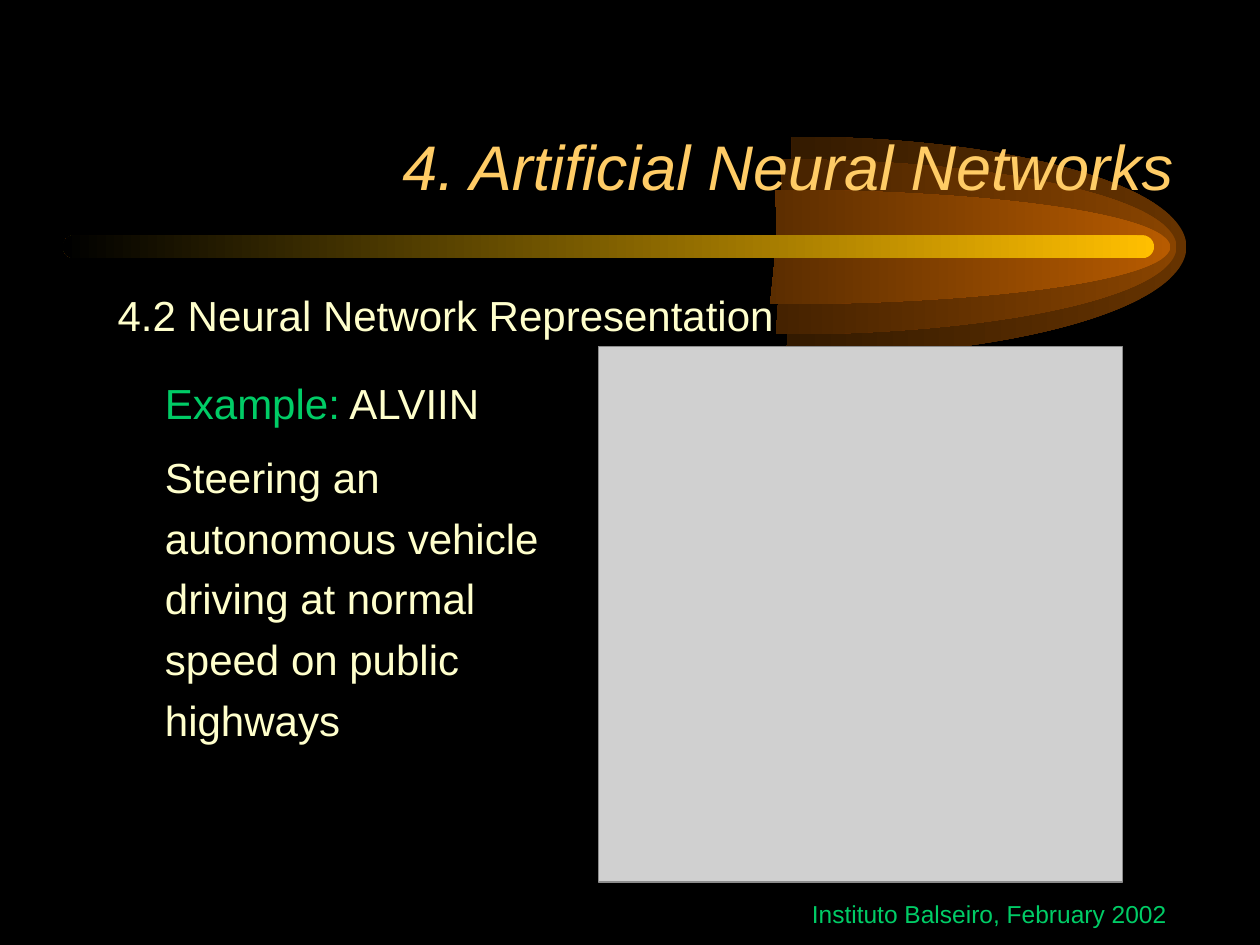
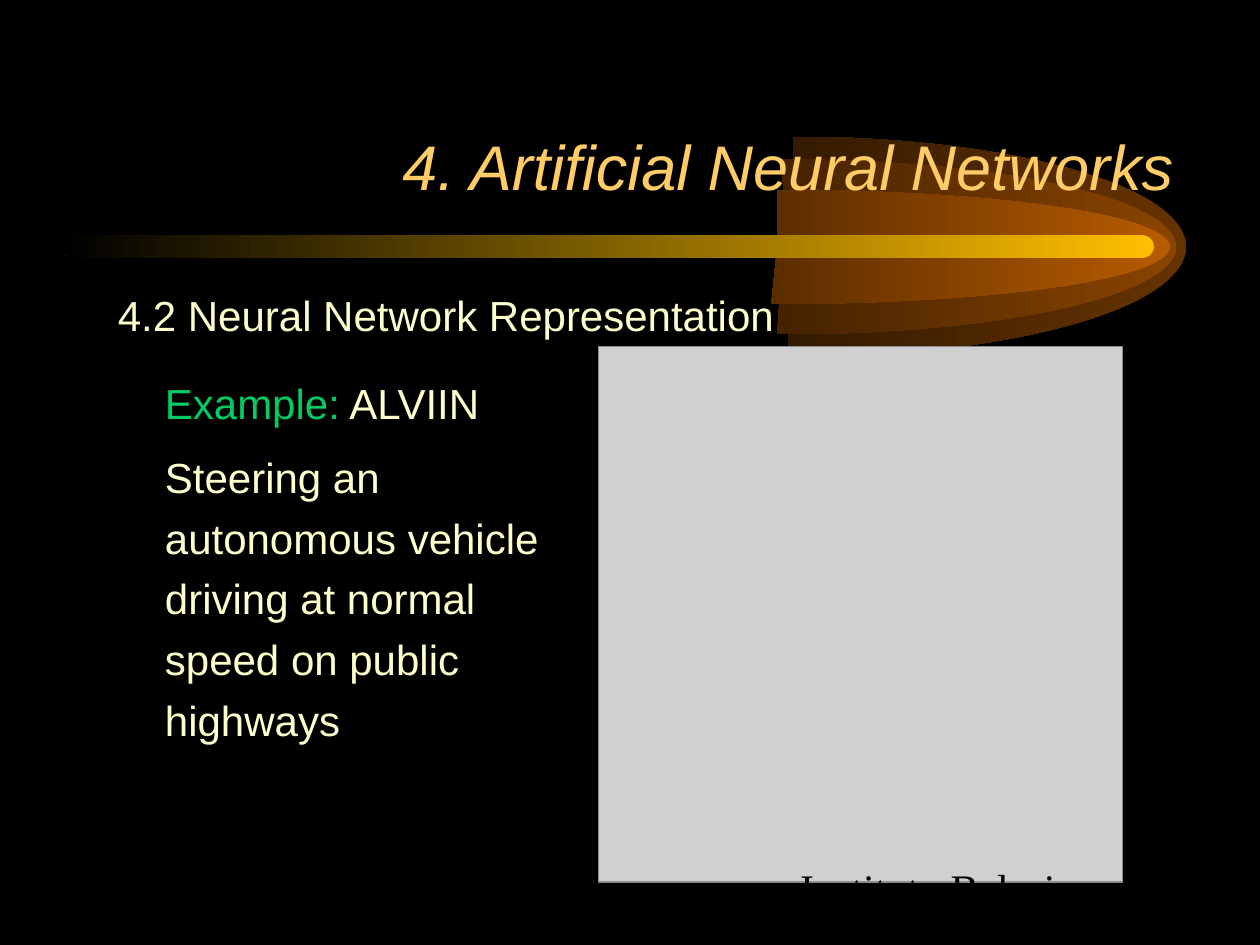
Before and after one commit to frossi933/IAA, a slide deck: slide 2 of teoria/4_NeuralNetworks.ppt. Drawn at 1260x945 pixels with LibreOffice and Linux fonts; fonts in the diff are those of the drawing; grey boxes stand for pictures. Boxes give left, top, right and bottom in pixels: in the first picture for what was removed or moved away, otherwise in the second. Text is boxed around its words. In the diff, an @@ line names an element or a change of style, - is before the commit and + after.

```diff
--- a/teoria/4_NeuralNetworks.ppt
+++ b/teoria/4_NeuralNetworks.ppt
@@ outline redrawn in 3 elements at (x1=401, y1=137, x2=1186, y2=358), (x1=391, y1=160, x2=1177, y2=335), (x1=384, y1=190, x2=1171, y2=304) @@
@@ text "4.2 Neural Network Representation" at (x1=118, y1=298, x2=774, y2=745): indent changed @@
@@ text "Instituto Balseiro, February 2002" at (x1=800, y1=872, x2=1101, y2=883): size 14 to 24 pt, font Arial to Times New Roman, text colour #00CC66 to #000000; alignment right to left @@
```
Also in this commit, not shown: 30 other slides changed, 17 other files.
